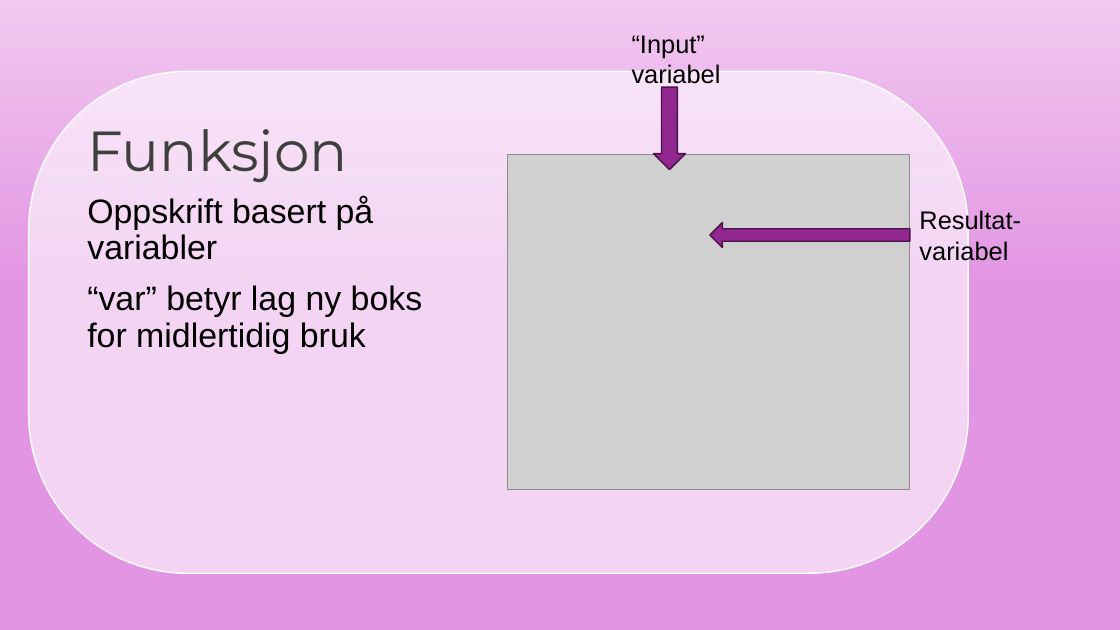
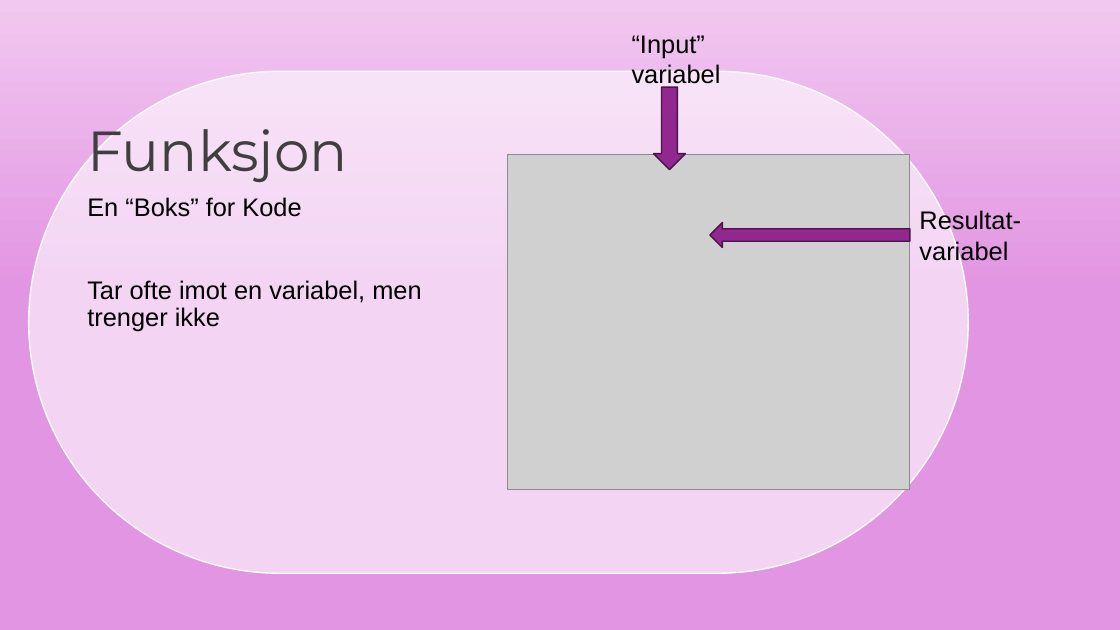
Before and after one commit to nuclearmayhem1/PapirStridsvogner, a slide deck: slide 5 of GodotIntroKurs.odp. Drawn at 1120x630 pixels with LibreOffice and Linux fonts; fonts in the diff are those of the drawing; grey boxes stand for pictures; background and template pictures are left out. Boxes give left, top, right and bottom in pixels: in the first picture for what was removed or moved away, otherwise in the second. Text is boxed around its words. In the diff, an @@ line names an element or a change of style, - is before the commit and + after.

```diff
--- a/GodotIntroKurs.odp
+++ b/GodotIntroKurs.odp
@@ rounded rectangle at (28, 71, 969, 573): proportions changed @@
@@ title at (87, 197, 421, 331): text changed; size 24 to 18 pt @@
-Oppskrift basert på variabler
-“var” betyr lag ny boks for midlertidig bruk
+En “Boks” for Kode
+Tar ofte imot en variabel, men trenger ikke
```
Also in this commit, not shown: 16 other slides changed, 1 slide added.
